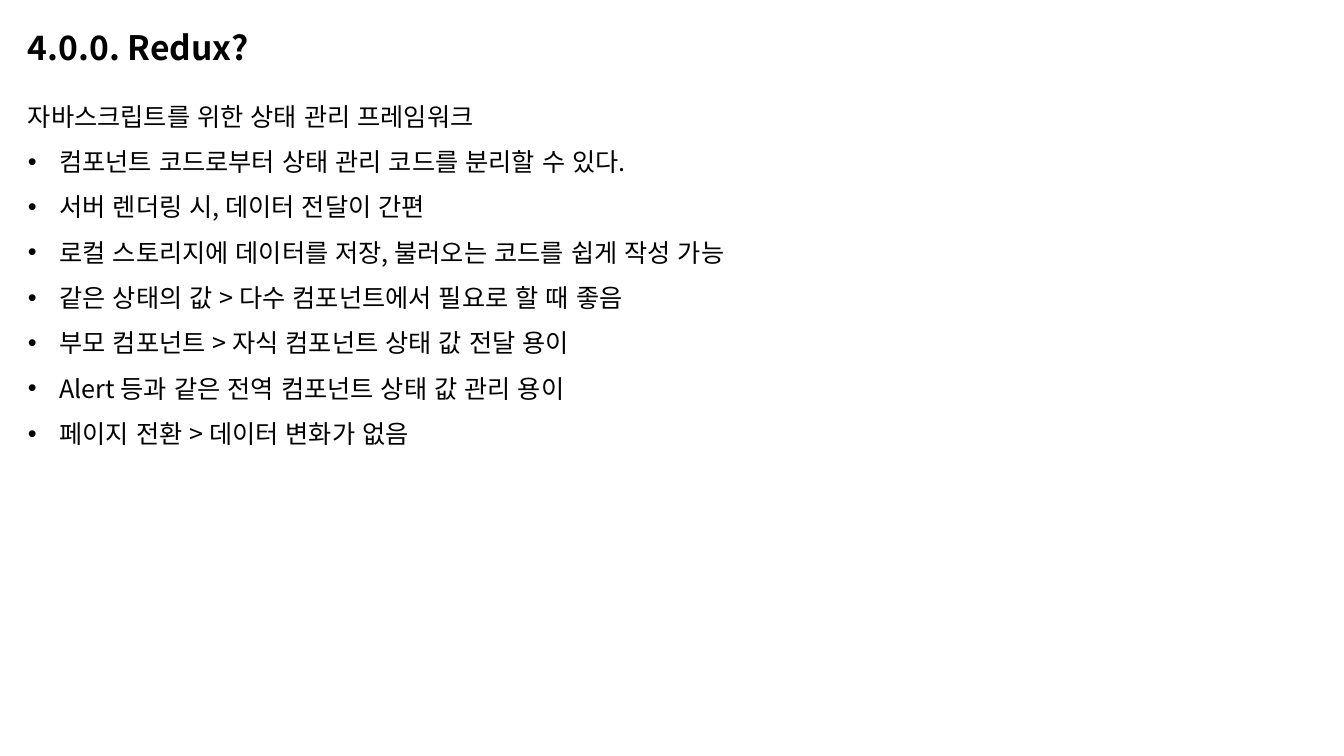
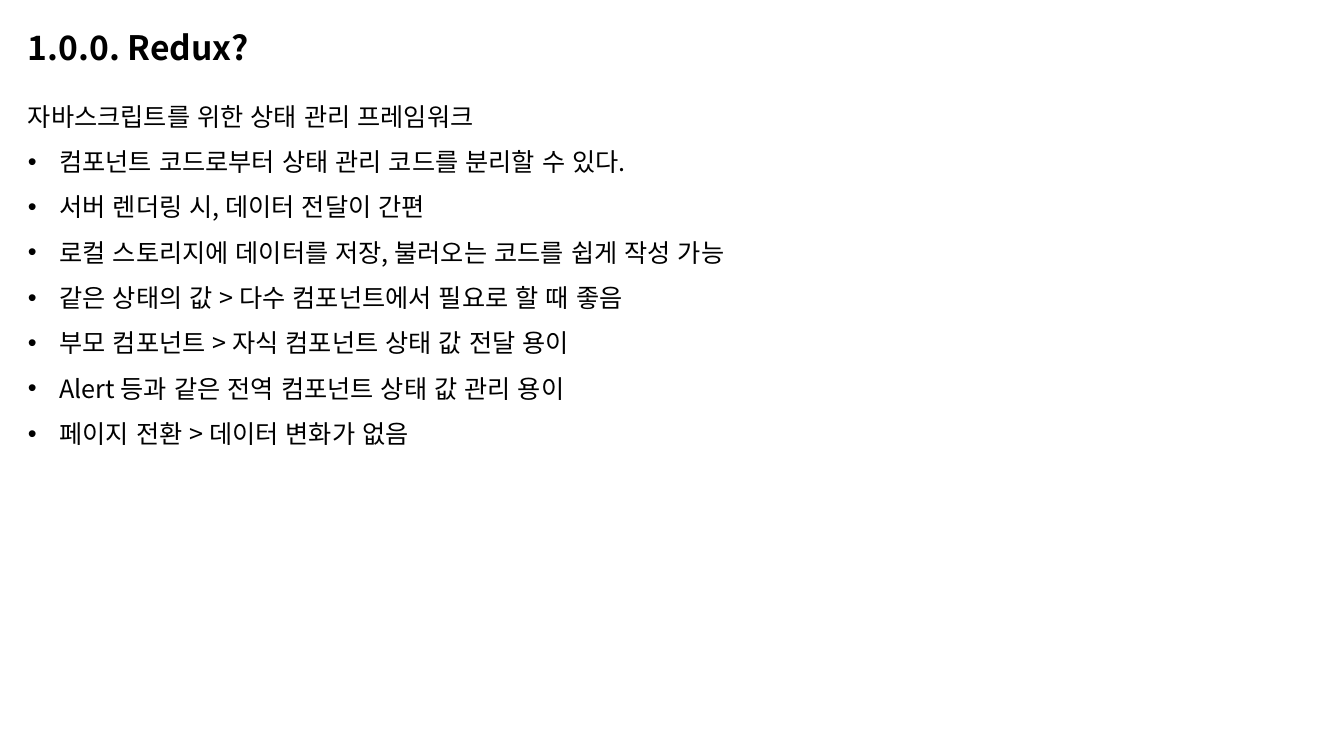
Before and after one commit to junni3h/insummnia, a slide deck: slide 18 of docs/리액트 정리.pptx (slide 15 before the commit). Drawn at 1344x756 pixels with LibreOffice and Linux fonts; fonts in the diff are those of the drawing. Boxes give left, top, right and bottom in pixels: in the first picture for what was removed or moved away, otherwise in the second. Text is boxed around its words. In the diff, an @@ line names an element or a change of style, - is before the commit and + after.

```diff
--- a/docs/리액트 정리.pptx
+++ b/docs/리액트 정리.pptx
@@ text at bbox=[28, 33, 249, 61]: text changed @@
-4.0.0. Redux?
+1.0.0. Redux?
```
Also in this commit, not shown: 12 other slides changed, 3 slides added, 18 other files.
